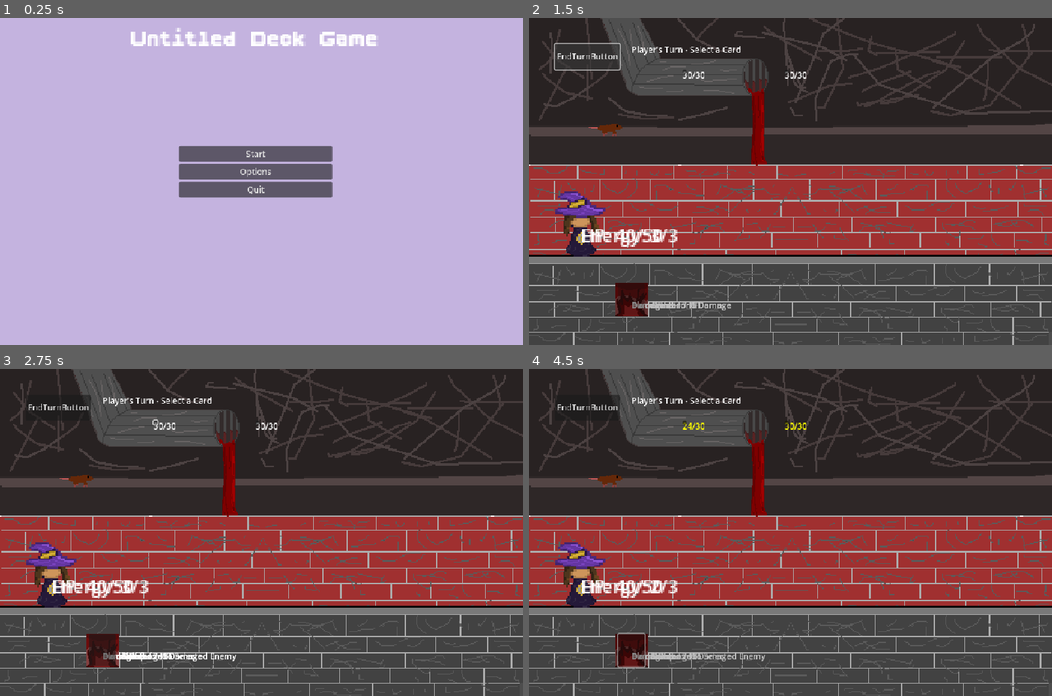
Above: before the commit, frames 1-4 (two rows, left to right).
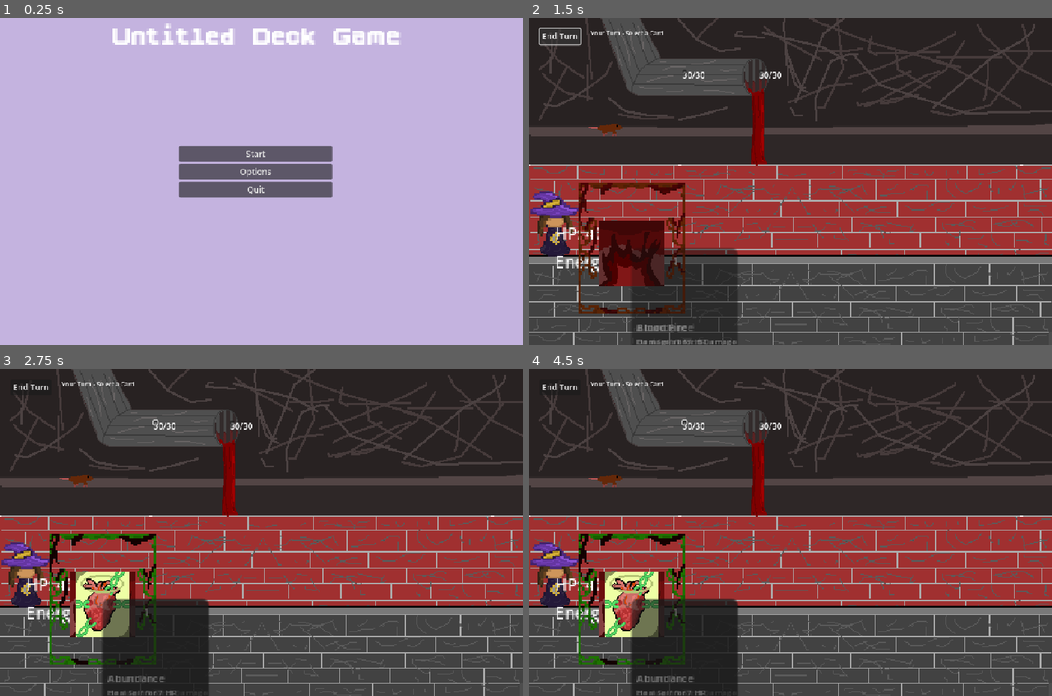
Above: after the commit, the same moments.

Repository: SirWadles/Untitled-Deck-Builder
Game: Godot game, scene res://scenes/main_menu.tscn
Two runs of this game, one before a commit and one after it. Both use one fixed random seed, a clock stepped at 60 frames per second and the inputs below.
Inputs (mouse positions are in pixels of both pictures, inside the frame that each line leads up to):
- Up to frame 1 (0.25 s): no input
- Up to frame 2 (1.5 s): click "Start" at 0.5 s; click "EndTurnButton" (after the commit: "End Turn") at 1.25 s
- Up to frame 3 (2.75 s): click (156, 421) at 2.02 s
- Up to frame 4 (4.5 s): click (633, 650) at 2.77 s; click (685, 421) at 3.52 s; click (633, 650) at 4.27 s

The runs differ from the first frame. In frame 1, 1.5% of the frame differs, in the area x 21-77%, y 1-9%; in frame 2, 8.6%; in frame 3, 11%; in frame 4, 12%, in the area x 0-53%, y 3-100%.

Commit message:
Card System (WIP5)
Adjusting the size of things and positions.

Diff:
--- a/scenes/battle/battle.tscn
+++ b/scenes/battle/battle.tscn
@@ -15,14 +15,14 @@
 texture = ExtResource("2_h0kxc")
 
 [node name="Player" parent="." instance=ExtResource("2_0yh6x")]
-position = Vector2(100, 400)
+position = Vector2(50, 400)
 scale = Vector2(2.2, 2.2)
-
-[node name="Hand" parent="." instance=ExtResource("3_h0kxc")]
-position = Vector2(200, 550)
 
 [node name="EnemyContainer" type="Node2D" parent="."]
 position = Vector2(300, 100)
+
+[node name="Hand" parent="." instance=ExtResource("3_h0kxc")]
+position = Vector2(200, 450)
 
 [node name="UI" type="Control" parent="."]
 layout_mode = 3
--- a/scenes/battle/card.tscn
+++ b/scenes/battle/card.tscn
@@ -4,27 +4,37 @@
 [ext_resource type="Texture2D" uid="uid://c5wcgt1syqw0g" path="res://assets/Card Border.png" id="2_12e7e"]
 
 [node name="Card" type="Node2D"]
+scale = Vector2(2, 2)
 script = ExtResource("1_e68ej")
 
 [node name="CardBorder" type="Sprite2D" parent="."]
+scale = Vector2(2, 2)
 texture = ExtResource("2_12e7e")
 
 [node name="CardArt" type="Sprite2D" parent="."]
+position = Vector2(0, 5)
 
 [node name="NameLabel" type="Label" parent="."]
-offset_right = 40.0
-offset_bottom = 23.0
+offset_left = 5.0
+offset_top = 70.0
+offset_right = 95.0
+offset_bottom = 85.0
+theme_override_font_sizes/font_size = 10
 
 [node name="CostLabel" type="Label" parent="."]
-offset_right = 40.0
-offset_bottom = 23.0
+offset_left = 40.0
+offset_top = 5.0
+offset_right = 55.0
+offset_bottom = 20.0
+theme_override_font_sizes/font_size = 10
 
 [node name="DescriptionLabel" type="Label" parent="."]
-offset_right = 40.0
-offset_bottom = 23.0
+offset_left = 5.0
+offset_top = 85.0
+offset_right = 95.0
+offset_bottom = 120.0
 
 [node name="CardButton" type="Button" parent="."]
-offset_left = -26.0
-offset_top = -32.0
-offset_right = 26.0
-offset_bottom = 32.0
+offset_right = 52.0
+offset_bottom = 64.0
+scale = Vector2(2, 2)
--- a/scenes/battle/hand.tscn
+++ b/scenes/battle/hand.tscn
@@ -8,3 +8,5 @@
 [node name="HBoxContainer" type="HBoxContainer" parent="."]
 offset_right = 40.0
 offset_bottom = 40.0
+theme_override_constants/separation = 10
+alignment = 1
--- a/scenes/battle/player.tscn
+++ b/scenes/battle/player.tscn
@@ -12,7 +12,10 @@
 [node name="HealthLabel" type="Label" parent="."]
 offset_right = 40.0
 offset_bottom = 23.0
+theme_override_font_sizes/font_size = 14
 
 [node name="EnergyLabel" type="Label" parent="."]
+offset_top = 25.0
 offset_right = 40.0
-offset_bottom = 23.0
+offset_bottom = 48.0
+theme_override_font_sizes/font_size = 14
--- a/scenes/cards/CardDatabase.gd
+++ b/scenes/cards/CardDatabase.gd
@@ -29,7 +29,7 @@
 		1,
 		6,
 		0,
-		-2,
+		0,
 		blood_fire_texture
 	)
 
--- a/scenes/main_menu.tscn
+++ b/scenes/main_menu.tscn
@@ -27,16 +27,11 @@
 offset_bottom = 40.0
 
 [node name="Label" type="Label" parent="."]
-layout_mode = 1
-anchors_preset = 5
-anchor_left = 0.5
-anchor_right = 0.5
-offset_left = -256.0
-offset_top = 10.0
-offset_right = -94.0
-offset_bottom = 33.0
-grow_horizontal = 2
-scale = Vector2(3, 3)
+layout_mode = 0
+offset_left = 220.0
+offset_right = 382.0
+offset_bottom = 23.0
+scale = Vector2(3.5, 3.5)
 theme_override_fonts/font = ExtResource("1_l6cm7")
 theme_override_font_sizes/font_size = 19
 text = "Untitled Deck Game"
--- a/scripts/battle_system.gd
+++ b/scripts/battle_system.gd
@@ -32,15 +32,16 @@
 		enemy.setup("Enemy " + str(i + 1), 30, self)
 		enemy.enemy_clicked.connect(_on_enemy_clicked)
 		enemies.append(enemy)
-		enemy.position.x = i * 200
+		enemy.position.x = i * 150
+		enemy.position.y = 0
 
 func start_player_turn():
 	current_state = BattleState.PLAYER_TURN
 	player.start_turn()
-	draw_cards(5)
+	draw_cards(2)
 	hand.set_cards_selectable(true)
-	if ui:
-		ui.update_status("Player's Turn - Select a Card")
+	if ui and ui.has_method("update_status"):
+		ui.update_status("Your Turn - Select a Card")
 
 func draw_cards(amount: int):
 	if not hand:
--- a/scripts/battle_ui.gd
+++ b/scripts/battle_ui.gd
@@ -4,9 +4,17 @@
 @onready var status_label: Label = $StatusLabel
 
 func _ready():
-	end_turn_button.pressed.connect(_on_end_turn_pressed)
-	end_turn_button.position = Vector2(50, 50)
-	status_label.position = Vector2(200, 50)
+	if end_turn_button:
+		end_turn_button.pressed.connect(_on_end_turn_pressed)
+		end_turn_button.text = "End Turn"
+		end_turn_button.size = Vector2(80, 30)
+		end_turn_button.position = Vector2(20, 20)
+	if status_label:
+		status_label.text = "Player's Turn"
+		status_label.size = Vector2(300, 30)
+		status_label.position = Vector2(120, 20)
+		var font = status_label.get_theme_font("font")
+		status_label.add_theme_font_size_override("font_size", 12)
 
 func _on_end_turn_pressed():
 	var battle_system = get_parent()
--- a/scripts/card.gd
+++ b/scripts/card.gd
@@ -21,8 +21,12 @@
 	name_label.text = data.card_name
 	cost_label.text = str(data.cost)
 	description_label.text = data.description
+	name_label.add_theme_font_size_override("font_size", 10)
+	cost_label.add_theme_font_size_override("font_size", 10)
+	description_label.add_theme_font_size_override("font_size", 8)
 	if data.texture:
 		card_art.texture = data.texture
+	else: card_art.modulate = Color(0.5, 0.5, 0.5)
 	set_card_visuals_based_on_type()
 
 func set_card_visuals_based_on_type():
--- a/scripts/hand.gd
+++ b/scripts/hand.gd
@@ -11,6 +11,8 @@
 
 func _ready():
 	battle_system = get_parent() as BattleSystem
+	if card_container:
+		card_container.alignment = BoxContainer.ALIGNMENT_CENTER
 
 func add_card(card_data: CardData):
 	var card_scene = preload("res://scenes/battle/card.tscn")
@@ -18,6 +20,11 @@
 	card_container.add_child(new_card)
 	new_card.setup(card_data, self)
 	cards.append(new_card)
+	update_card_positions()
+
+func update_card_positions():
+	for i in range(cards.size()):
+		var card = cards[i]
 
 func clear_hand():
 	for card in cards:
